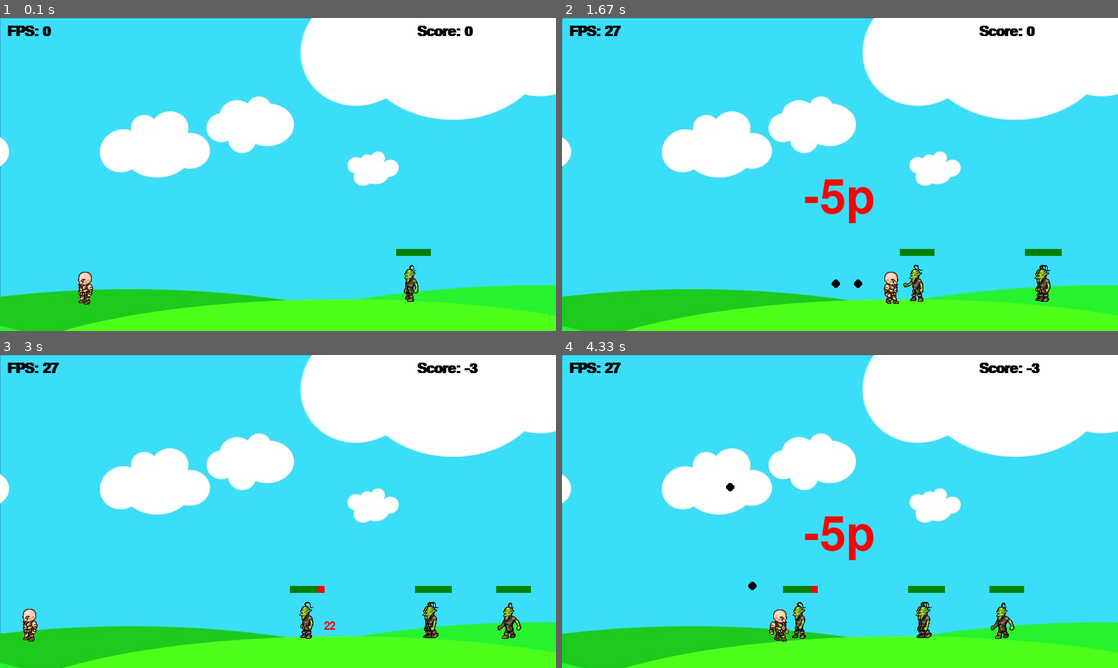
Above: before the commit, frames 1-4 (two rows, left to right).
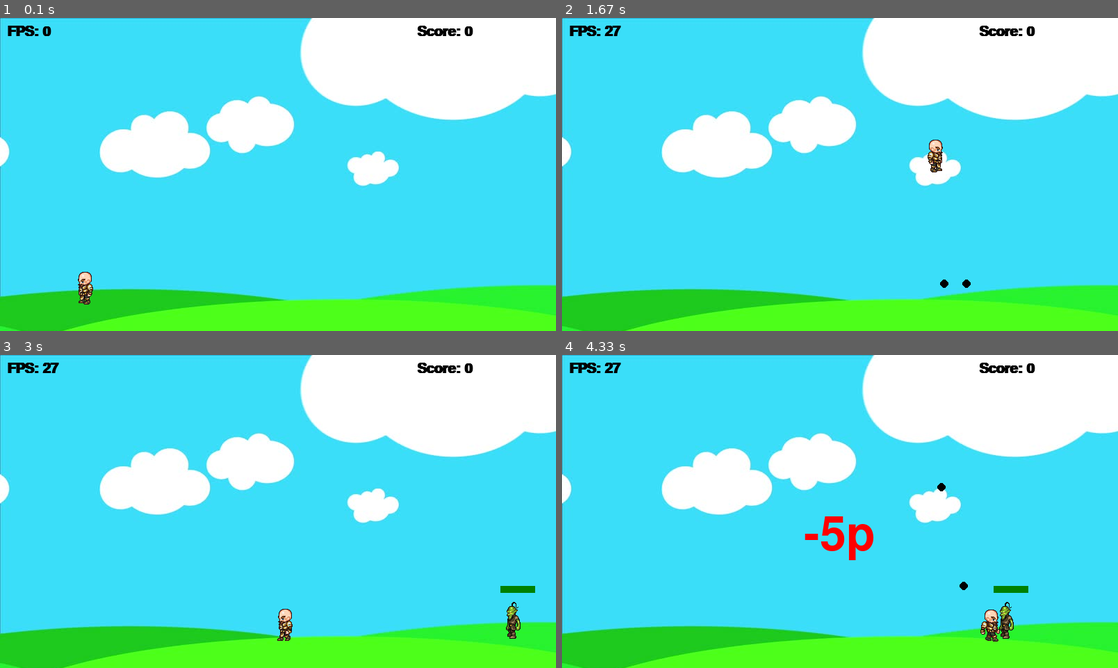
Above: after the commit, the same moments.

Repository: Tchomas/pygame_testing
Game: pygame game, started from game.py
Two runs of this game, one before a commit and one after it. Both use one fixed random seed, a clock stepped at 60 frames per second and the inputs below.
Inputs:
- Up to frame 1 (0.1 s): no input
- Up to frame 2 (1.67 s): hold Space 0.33-0.8 s; hold Right 0.33-0.8 s; hold Right 0.83-1.3 s; hold Up 1.33-1.63 s
- Up to frame 3 (3 s): hold Right 1.67-2.13 s; hold Left 2.17-2.7 s; hold Left from 2.73 s (still down)
- Up to frame 4 (4.33 s): release Left at 3.13 s; hold Up 3.17-3.53 s; hold Right 3.57-4.2 s; tap Space at 3.63, 3.93 s

The runs differ from the first frame. In frame 1, 0.3% of the frame differs, in the area x 71-78%, y 73-91%; in frame 2, 1.9%, in the area x 43-90%, y 38-92%; in frame 3, 1.5%; in frame 4, 1.6%.

Commit message:
More goblins! - Variable health setpoint for enemies - BIF, tiny, and Standard goblins - More bullet damage!

Diff:
--- a/game.py
+++ b/game.py
@@ -37,7 +37,7 @@
                 pygame.image.load('pics/L7E.png'), pygame.image.load('pics/L8E.png'), pygame.image.load('pics/L9E.png'),
                 pygame.image.load('pics/L10E.png'), pygame.image.load('pics/L11E.png')]
 
-    def __init__(self, x, y, width, height, end, name):
+    def __init__(self, x, y, width, height, end, name, hp):
         self.x = x
         self.y = y
         self.width = width
@@ -49,8 +49,8 @@
         self.hitbox = (self.x + 17, self.y + 2, 31, 57)
         self.hitCount = 0
         self.name = name
-        self.maxHealth = 20
-        self.health = 20
+        self.maxHealth = hp
+        self.health = hp
         self.visible = True
 
     def draw(self, win):
@@ -199,8 +199,8 @@
 
 # main
 player1 = player(90, 350, 64, 64)
-goblin = enemy(550, 350, 64, 64, 150, "goblin")
-enemies = [goblin]
+# goblin = enemy(550, 350, 64, 64, 150, "goblin")
+enemies = []
 bullets = []
 hitMarks = []
 shootLoop = 0
@@ -213,8 +213,15 @@
     # max 27 FPS
     clock.tick(27)
 
-    if random.randint(0, 100) == 100:
-        enemies.append(enemy(screenWidth - 100, 350, 64, 64, 150, "goblin" + str(i)))
+    randInt_0_1000 = random.randint(0, 1000)
+    if randInt_0_1000 < 10:  # standard goblin 1%
+        enemies.append(enemy(screenWidth - 100, 350, 64, 64, 150, "goblin" + str(i), 20))
+        i += 1
+    elif randInt_0_1000 < 12:  # BIG goblin 0.2%
+        enemies.append(enemy(screenWidth - 100, 350, 64, 64, 150, "BIG-goblin" + str(i), 40))
+        i += 1
+    elif randInt_0_1000 < 14:  # tiny goblin 0.2%
+        enemies.append(enemy(screenWidth - 100, 350, 64, 64, 150, "tiny-goblin" + str(i), 10))
         i += 1
 
     # shoot cooldown
@@ -260,7 +267,7 @@
         else:
             facing = 1
         if len(bullets) < 5:
-            bullets.append(projectile(round(player1.x + player1.width//2), round(player1.y + player1.height//2), 6, (0,0,0), facing, random.randint(0,2)))
+            bullets.append(projectile(round(player1.x + player1.width//2), round(player1.y + player1.height//2), 6, (0,0,0), facing, random.randint(1,5)))
             bulletSound.play()
 
         shootLoop = 1
